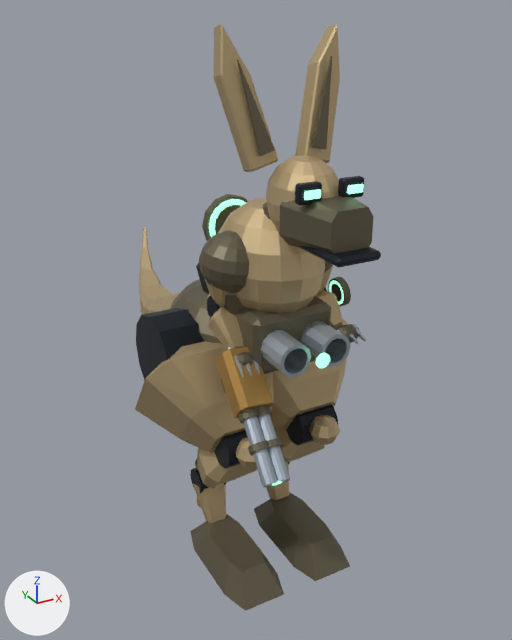
Two versions of the Blender file out/mech_reference/s09/s09.blend, one commit apart.
Before and after are seen from a 50 mm camera at (-3.01, -5.64, 5.31) aimed at (0.38, 0.52, 2.23). Lighting does not change. The marker at lower left points along +X, +Y and +Z. The picture after the commit comes second. Both versions are drawn at frame 7 of the action 's09:run:shoulder_r'; the numbers are the values there.

Before the edit, the objects in view are built like this:
```python
me_articulated_cast_energy_dish = bpy.data.meshes.new('Articulated cast energy dish')
me_articulated_cast_energy_dish.from_pydata(...)  # a 12-sided cylinder along y spanning x -0.28..0.28, y -0.04..0.04, z -0.28..0.28
me_articulated_cast_energy_dish.materials.append(mat_shade)  # brown #6d6652
me_payload_launcher_open_cell_001 = bpy.data.meshes.new('Payload launcher open cell.001')
me_payload_launcher_open_cell_001.from_pydata(...)  # 48 vertices, 48 faces; spans x -0.15..0.15, y -0.45..0.45, z -0.15..0.15
me_payload_launcher_open_cell_001.materials.append(mat_steel)  # light grey #b1bcc7
ob_articulated_cast_energy_dish = bpy.data.objects.new('Articulated cast energy dish', me_articulated_cast_energy_dish)
ob_articulated_cast_energy_dish.parent = ob_cast_dish
ob_articulated_cast_energy_dish.location = (0.0, 0.0, 0.0)
ob_payload_launcher_open_cell_001 = bpy.data.objects.new('Payload launcher open cell.001', me_payload_launcher_open_cell_001)
ob_payload_launcher_open_cell_001.parent = ob_heavy
ob_payload_launcher_open_cell_001.location = (0.2, -0.3, 0.0)
ob_shoulder_r = bpy.data.objects.new('shoulder_r', None)
ob_shoulder_r.parent = ob_chest
ob_shoulder_r.location = (-0.38, -0.15, 0.36)
ob_shoulder_r.rotation_euler = (0.103, 0.1, 0.0)  # degrees (5.9, 5.7, 0)
# also in view: 'Articulated armored foot' at (0.4, -0.44, 0.13); 'Light weapon open bore.001' at (-0.45, -1.25, 1.97); 'Tibia fibula hinge.001' at (-0.4, -0.58, 1.54); 'Femur hinge.001' at (-0.4, 0.28, 2.16); 'Kangaroo deep forward chest' at (0.0, -0.41, 3.25)
```
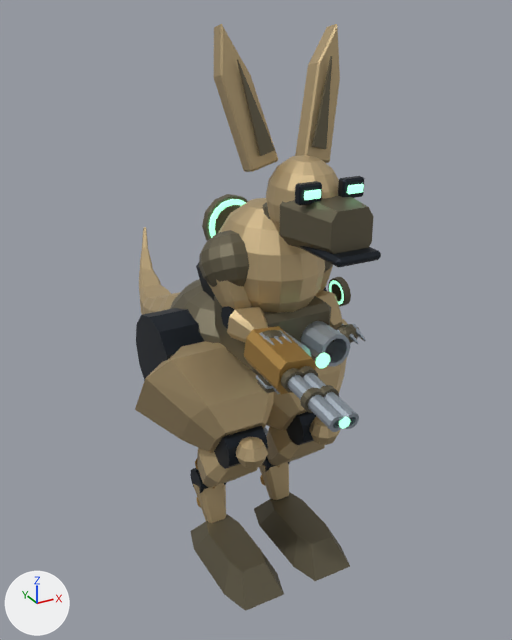
ob_shoulder_r is not drawn itself; it is the parent of ob_elbow_r, ob_articulated_shoulder_armor, ob_humerus_load_rod, ob_humerus_anatomical_armor, ob_humerus_hinge.

Where the change shows, as pixel boxes [x1, y1, x2, y2] in the pictures (512 x 640 px):
'Light weapon receiver', turned: before [216, 347, 274, 418]; after [244, 326, 316, 394]
'Articulated shoulder armor', turned: before [199, 230, 249, 293]; after [199, 230, 249, 287]
'Light weapon open bore', turned: before [243, 409, 278, 487]; after [287, 375, 344, 432]
'Radius ulna anatomical armor', turned: before [208, 307, 244, 350]; after [227, 307, 268, 343]
'Light weapon open bore.001', turned: before [257, 406, 290, 483]; after [303, 373, 359, 429]
'Humerus anatomical armor', turned: before [205, 279, 229, 307]; after [207, 279, 251, 309]
'Weapon cooling collar.001', turned: before [248, 441, 269, 455]; after [300, 387, 324, 413]
'Weapon cooling collar', turned: before [238, 409, 259, 423]; after [281, 368, 303, 392]
'Radius ulna hinge', turned: before [207, 296, 220, 318]; after [221, 306, 252, 329]
'Kangaroo compact forepaw', turned: before [237, 352, 254, 366]; after [262, 330, 282, 338]
'Weapon cooling collar.003', turned: before [268, 438, 283, 448]; after [319, 385, 339, 397]
'Weapon cooling collar.002', turned: before [257, 406, 272, 417]; after [299, 366, 318, 378]
'Thermal weapon pistol grip', turned (mostly hidden before): before [221, 379, 226, 393]; after [257, 373, 276, 393]
'Kangaroo forepaw digit', turned: before [234, 356, 244, 378]; after [259, 332, 275, 345]
'Light muzzle emission', turned: before [272, 481, 282, 486]; after [339, 417, 350, 429]
'Kangaroo forepaw digit.002', turned: before [254, 360, 261, 375]; after [279, 330, 292, 343]
'Kangaroo forepaw digit.001', turned: before [246, 363, 252, 376]; after [274, 336, 283, 344]
'Pistol grip friction rib', turned (not visible before): after [255, 375, 274, 389]
'Payload launcher open cell', unchanged, covered by the edit: before [261, 330, 311, 377]; after [284, 331, 311, 357]

The change, as a list of edits to the scene's bpy script:
```text
Change ob_shoulder_r:
    ob_shoulder_r.rotation_euler: (0.103, 0.1, 0.0) -> (-0.543, 0.1, 0.0)  # degrees (5.9, 5.7, 0) -> degrees (-31, 5.7, 0)
```
